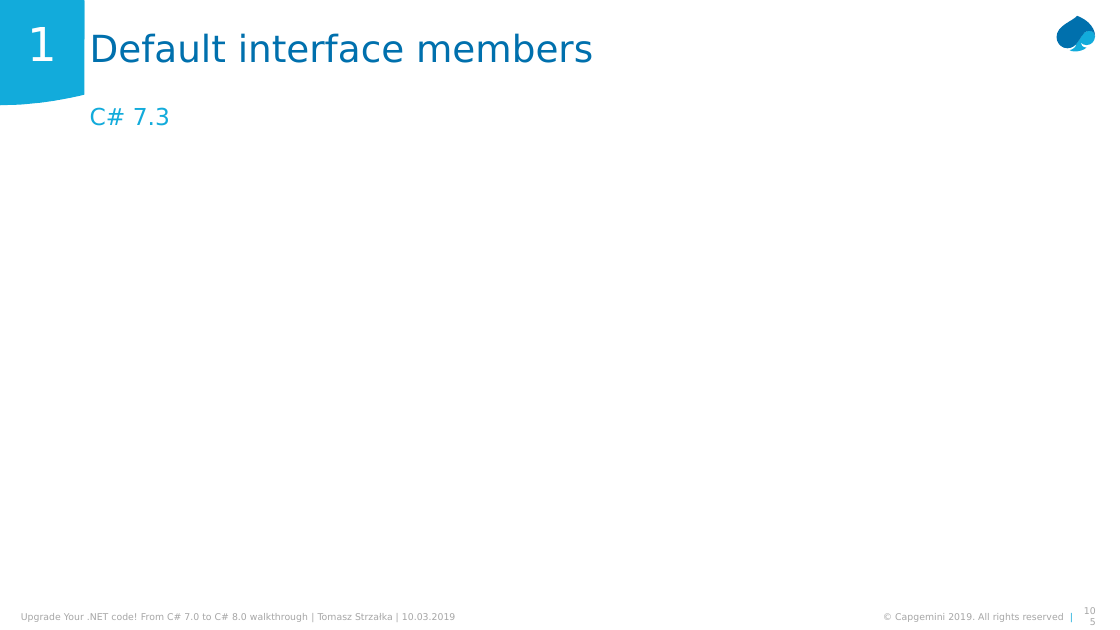
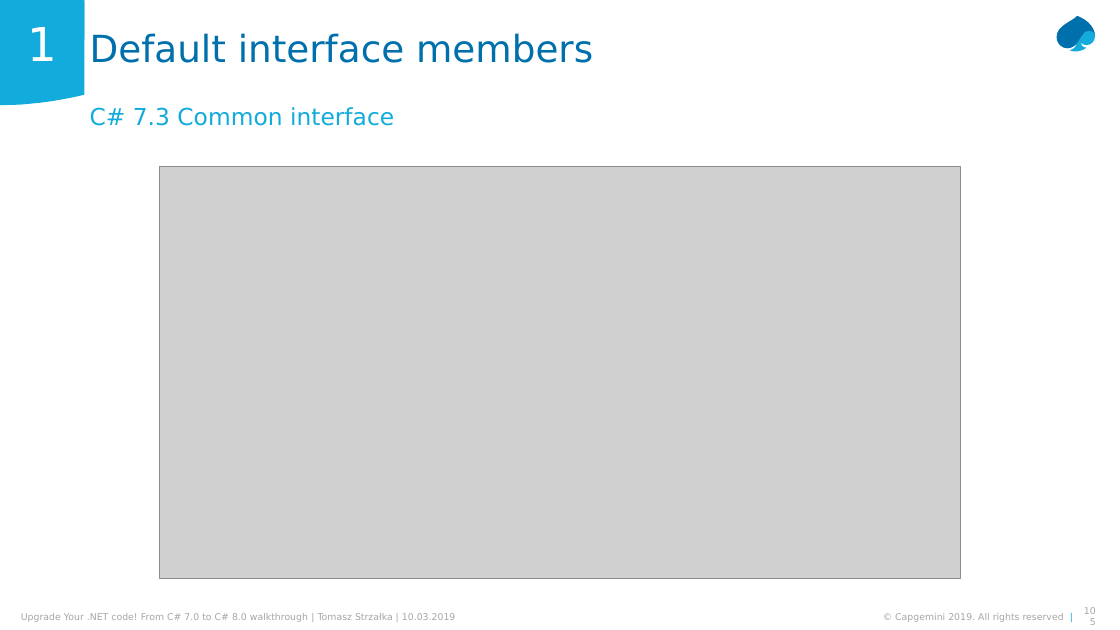
Before and after one commit to PWrGitHub194238/Capgemini.NET, a slide deck: slide 105 of CSharp80/Presentation/CSharp80.pptx. Drawn at 1120x630 pixels with LibreOffice and Linux fonts; fonts in the diff are those of the drawing; grey boxes stand for pictures. Boxes give left, top, right and bottom in pixels: in the first picture for what was removed or moved away, otherwise in the second. Text is boxed around its words. In the diff, an @@ line names an element or a change of style, - is before the commit and + after.

Commit message:
_02a-c_CSharp73_*_COMMON_INTERFACE

```diff
--- a/CSharp80/Presentation/CSharp80.pptx
+++ b/CSharp80/Presentation/CSharp80.pptx
@@ text at bbox=[90, 107, 394, 126]: text changed @@
-C# 7.3
+C# 7.3 Common interface
@@ picture added at bbox=[159, 167, 960, 579] @@
```
Also in this commit, not shown: 1 other slide changed, 8 slides added, 16 other files.
